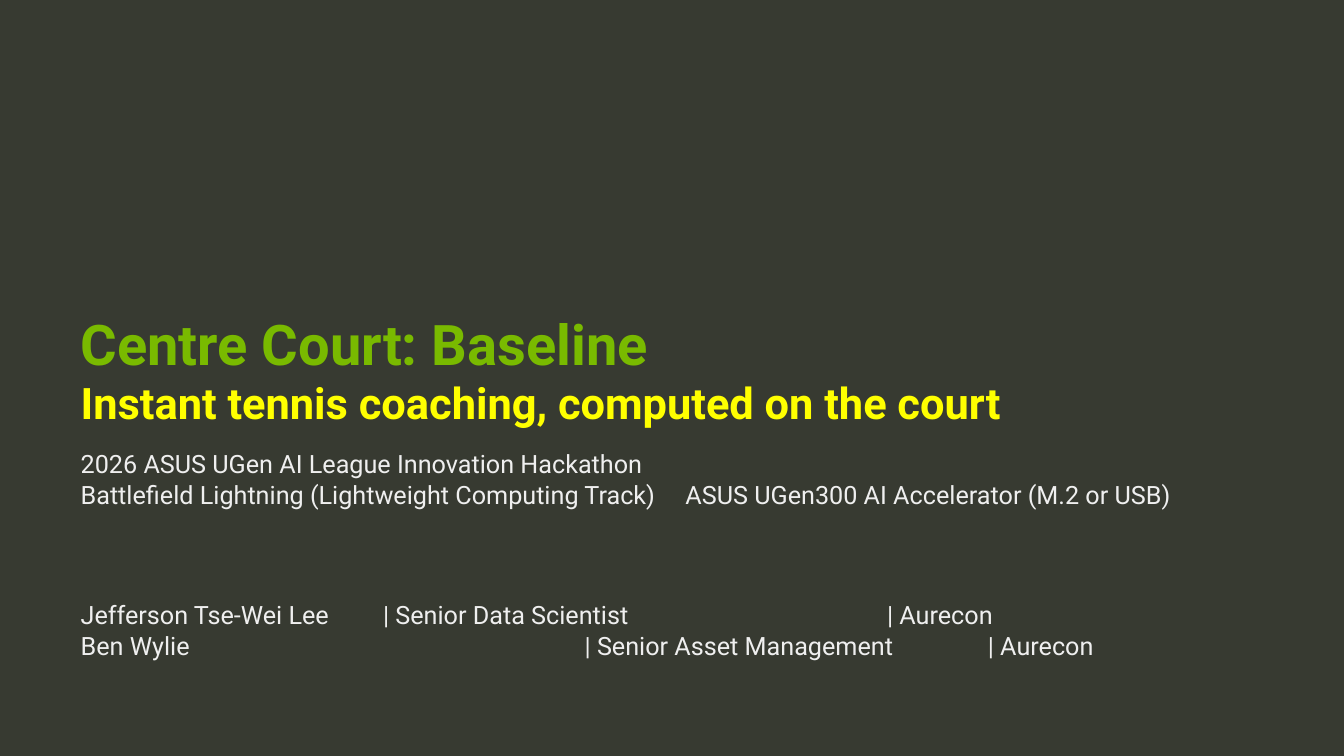
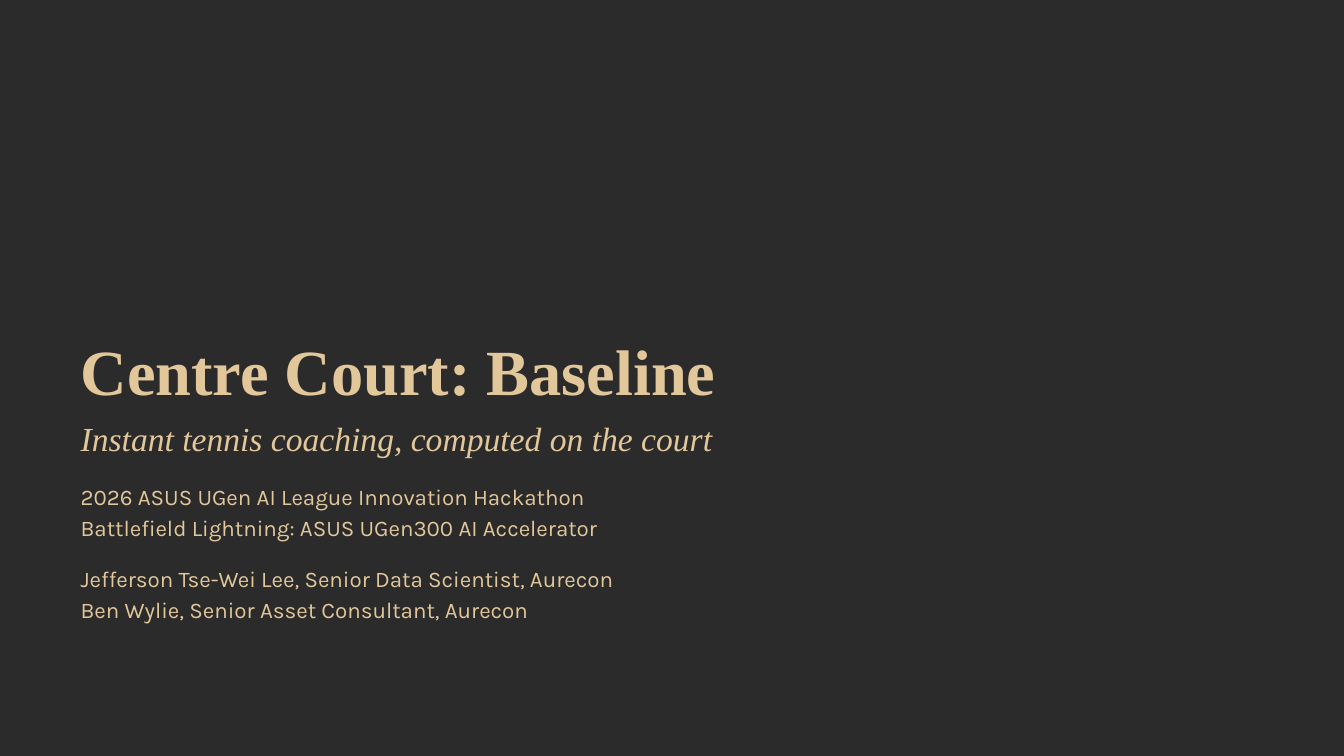
Before and after one commit to jjsk-projects/tennis-ai-edge, a slide deck: slide 1 of pitch/Centre_Court_pitch.pptx. Drawn at 1344x756 pixels with LibreOffice and Linux fonts; fonts in the diff are those of the drawing; background and template pictures are left out; a plain dark background stands for a picture behind light text. Boxes give left, top, right and bottom in pixels: in the first picture for what was removed or moved away, otherwise in the second. Text is boxed around its words. In the diff, an @@ line names an element or a change of style, - is before the commit and + after.

```diff
--- a/pitch/Centre_Court_pitch.pptx
+++ b/pitch/Centre_Court_pitch.pptx
@@ background #373A31 to picture (left out) @@
@@ title "Centre Court: Baseline": place and size @@
-title "Centre Court: Baseline" at box(81, 323, 1000, 428)
+title "Centre Court: Baseline" at box(81, 350, 716, 396)
@@ title "Centre Court: Baseline" at box(81, 350, 716, 396): size 40 to 46 pt, font Roboto to Times New Roman, text colour #79BA00 to #E2C79A @@
@@ title at box(81, 386, 1000, 428): paragraph removed @@
-Instant tennis coaching, computed on the court
@@ text "Instant tennis coaching, computed on ...": place and size @@
-text "Instant tennis coaching, computed on ..." at box(81, 454, 1171, 661)
+text "Instant tennis coaching, computed on ..." at box(81, 427, 712, 624)
@@ text at box(81, 427, 712, 458): paragraph added @@
+Instant tennis coaching, computed on the court
@@ text at box(81, 489, 584, 511): size 18 to 16 pt, font Roboto to Karla, text colour #EFEFEF to #E2C79A in "2026 ASUS UGen AI League Innovation Hackathon"; more space between paragraphs @@
@@ text at box(81, 520, 613, 624): text changed; size 18 to 16 pt; font Roboto to Karla; text colour #EFEFEF to #E2C79A @@
-Battlefield Lightning (Lightweight Computing Track) ASUS UGen300 AI Accelerator (M.2 or USB)
-Jefferson Tse-Wei Lee | Senior Data Scientist | Aurecon
-Ben Wylie | Senior Asset Management | Aurecon
+Battlefield Lightning: ASUS UGen300 AI Accelerator
+Jefferson Tse-Wei Lee, Senior Data Scientist, Aurecon
+Ben Wylie, Senior Asset Consultant, Aurecon
```
Also in this commit, not shown: 8 other slides changed, 2 slides added, 2 slides removed, 33 other files.
